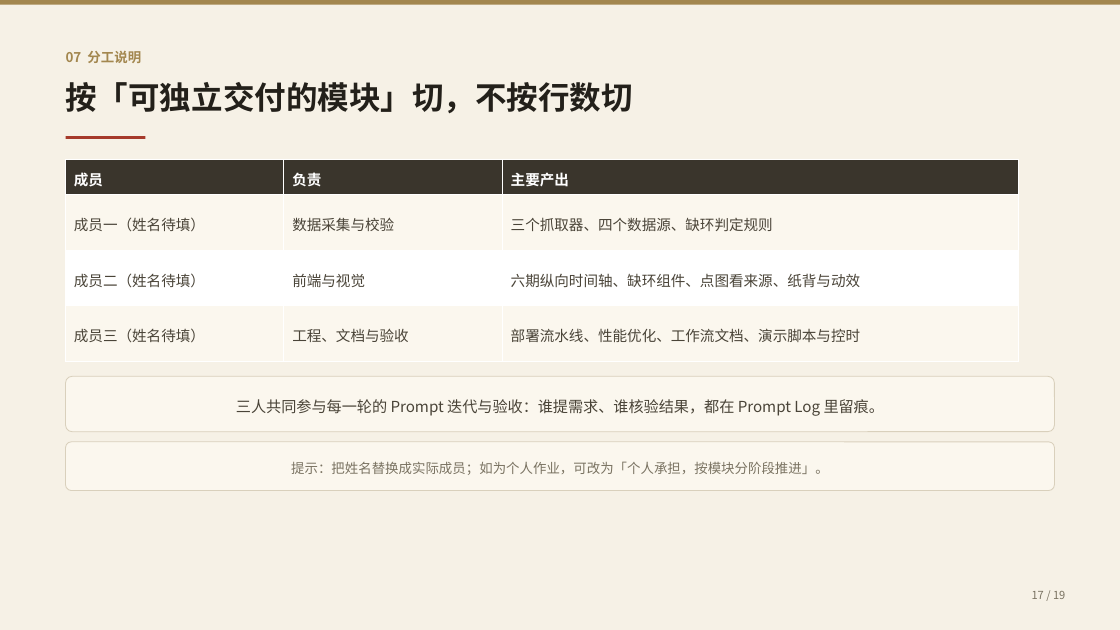
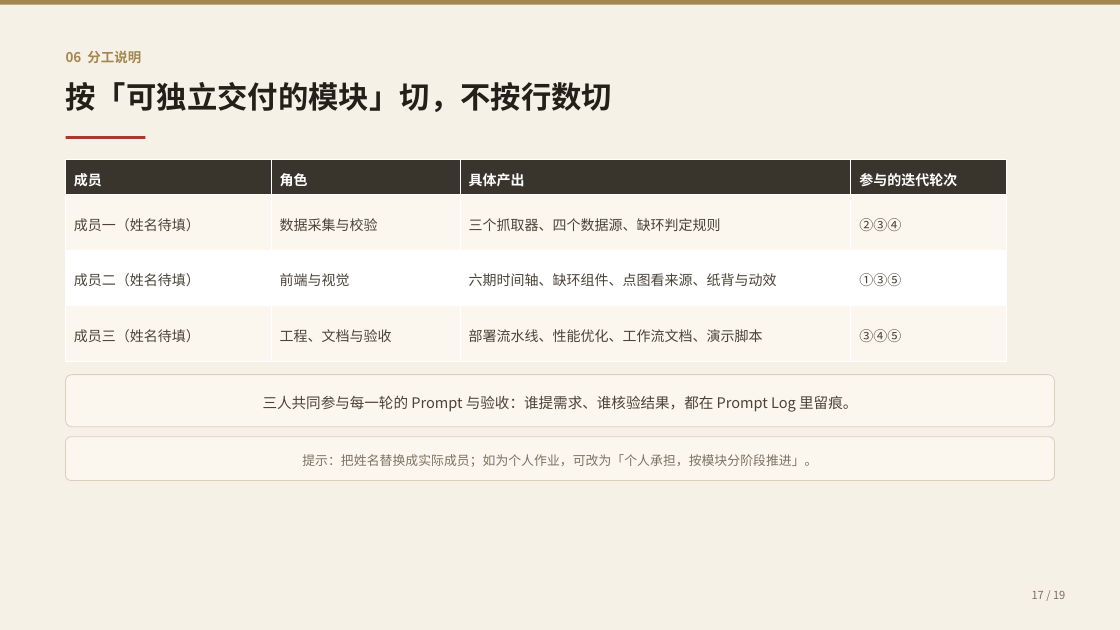
Before and after one commit to Otherhello/hanzi-timeline, a slide deck: slide 17 of docs/汉字字形演变证据链-汇报提纲.pptx. Drawn at 1120x630 pixels with LibreOffice and Linux fonts; fonts in the diff are those of the drawing. Boxes give left, top, right and bottom in pixels: in the first picture for what was removed or moved away, otherwise in the second. Text is boxed around its words. In the diff, an @@ line names an element or a change of style, - is before the commit and + after.

```diff
--- a/docs/汉字字形演变证据链-汇报提纲.pptx
+++ b/docs/汉字字形演变证据链-汇报提纲.pptx
@@ text at box(66, 51, 141, 63): text changed @@
-07 分工说明
+06 分工说明
@@ text "按「可独立交付的模块」切，不按行数切" at box(66, 82, 613, 112): size 27 to 26 pt @@
@@ table at box(66, 160, 1007, 361) @@
-column 2: 负责 | 数据采集与校验 | 前端与视觉 | 工程、文档与验收
-column 3: 主要产出 | 三个抓取器、四个数据源、缺环判定规则 | 六期纵向时间轴、缺环组件、点图看来源、纸背与动效 | 部署流水线、性能优化、工作流文档、演示脚本与控时
+column 2: 角色 | 数据采集与校验 | 前端与视觉 | 工程、文档与验收
+column 3: 具体产出 | 三个抓取器、四个数据源、缺环判定规则 | 六期时间轴、缺环组件、点图看来源、纸背与动效 | 部署流水线、性能优化、工作流文档、演示脚本
+column 4: 参与的迭代轮次 | ②③④ | ①③⑤ | ③④⑤
@@ table: place and size @@
-table at box(66, 160, 1019, 361)
+table at box(66, 160, 1007, 361)
@@ rounded rectangle "三人共同参与每一轮的 Prompt 与验收：谁提需求、谁核验结果，都在 Prompt Log ...": place and size @@
-rounded rectangle "三人共同参与每一轮的 Prompt 与验收：谁提需求、谁核验结果，都在 Prompt Log ..." at box(66, 376, 1054, 432)
+rounded rectangle "三人共同参与每一轮的 Prompt 与验收：谁提需求、谁核验结果，都在 Prompt Log ..." at box(66, 375, 1054, 427)
@@ text in rounded rectangle at box(263, 395, 857, 412): text changed; size 13 to 12.5 pt @@
-三人共同参与每一轮的 Prompt 迭代与验收：谁提需求、谁核验结果，都在 Prompt Log 里留痕。
+三人共同参与每一轮的 Prompt 与验收：谁提需求、谁核验结果，都在 Prompt Log 里留痕。
@@ rounded rectangle "提示：把姓名替换成实际成员；如为个人作业，可改为「个人承担，按模块分阶段推进」。": place and size @@
-rounded rectangle "提示：把姓名替换成实际成员；如为个人作业，可改为「个人承担，按模块分阶段推进」。" at box(66, 442, 1054, 491)
+rounded rectangle "提示：把姓名替换成实际成员；如为个人作业，可改为「个人承担，按模块分阶段推进」。" at box(66, 437, 1054, 481)
@@ rounded rectangle "提示：把姓名替换成实际成员；如为个人作业，可改为「个人承担，按模块分阶段推进」。" at box(66, 437, 1054, 481): size 11.5 to 11 pt @@
```
Also in this commit, not shown: 16 other slides changed, 2 slides added, 2 slides removed, 2 other files.
